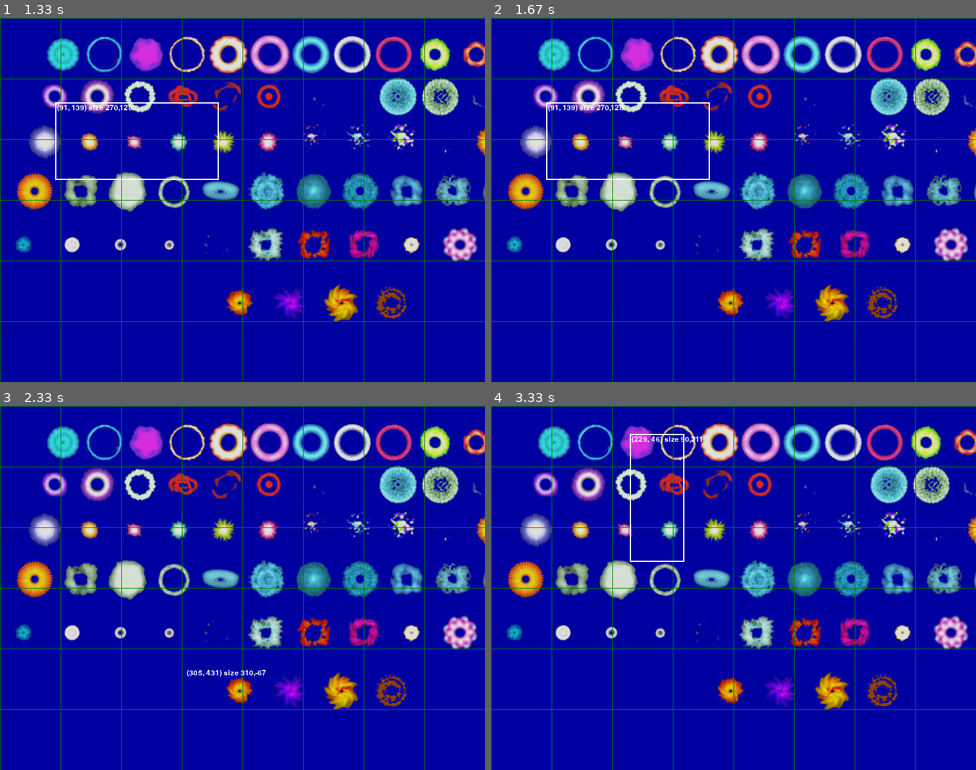
Above: before the commit, frames 1-4 (two rows, left to right).
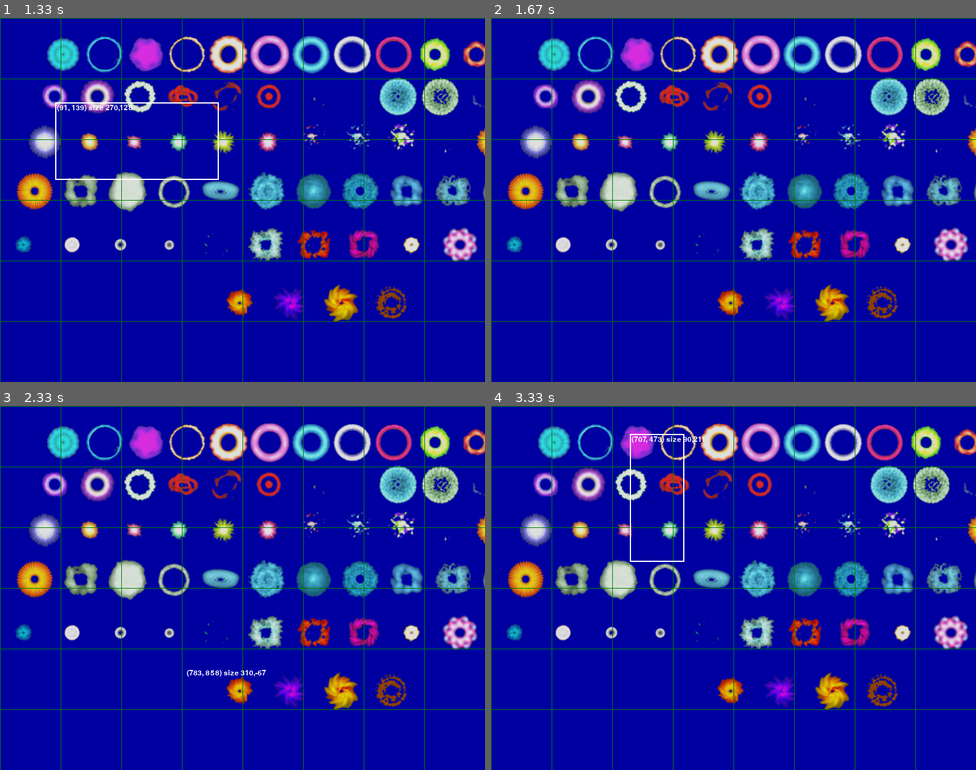
Above: after the commit, the same moments.

Repository: connorsadler/pygamehelperpublic
Game: pygame game, started from samplegame9_dragEditor.py
The game is run twice, just before and just after one commit, with the same random seed, the same clock (stepped at 60 frames per second) and the same inputs.
Inputs (mouse positions are in pixels of both pictures, inside the frame that each line leads up to):
- Up to frame 1 (1.33 s): press the mouse at (126, 203) at 0.37 s; move the mouse to (208, 243) at 0.47 s; release the mouse at (291, 280) at 0.6 s; press the mouse at (208, 243) at 0.7 s; move the mouse to (140, 272) at 0.8 s; release the mouse at (72, 305) at 0.93 s; press the mouse at (77, 305) at 1.03 s; move the mouse to (106, 221) at 1.13 s; release the mouse at (140, 141) at 1.27 s
- Up to frame 2 (1.67 s): right-click (782, 276) at 1.38 s
- Up to frame 3 (2.33 s): press the mouse at (291, 664) at 1.7 s; move the mouse to (184, 668) at 1.8 s; release the mouse at (77, 668) at 1.93 s; press the mouse at (184, 668) at 2.03 s; move the mouse to (281, 646) at 2.13 s; release the mouse at (373, 628) at 2.27 s
- Up to frame 4 (3.33 s): press the mouse at (772, 646) at 2.37 s; move the mouse to (767, 580) at 2.47 s; release the mouse at (762, 515) at 2.6 s; press the mouse at (767, 580) at 2.7 s; move the mouse to (791, 646) at 2.8 s; release the mouse at (820, 708) at 2.93 s; press the mouse at (791, 646) at 3.03 s; move the mouse to (723, 569) at 3.13 s; release the mouse at (655, 497) at 3.27 s

Frame 1 is identical in both runs. In frame 2, 0.4% of the frame differs, in the area x 11-46%, y 23-45%; in frame 3, less than 0.1%; in frame 4, 0.2%.

Commit message:
wip wrt panning with right mouse button

Diff:
--- a/samplegame9_dragEditor.py
+++ b/samplegame9_dragEditor.py
@@ -70,6 +70,9 @@
 
         self.zoom = 1
 
+        # panning
+        self.panning = False
+
     def move(self):
         pass
 
@@ -88,10 +91,36 @@
             drawText(str(rect.topleft) + " size " + str(rect.width) + "," + str(rect.height), rectZoomed[0]+3, rectZoomed[1]+3, pygamehelper.mediumFont, white)
 
     def onClick(self, event):
+        # if event.type == pygame.MOUSEBUTTONDOWN:
+        #     print("button: " + str(event.button))
+
+        mouseButtonUpOrDown = (event.type == pygame.MOUSEBUTTONDOWN or event.type == pygame.MOUSEBUTTONUP)
+
+        # right click to pan
+        if (self.panning and event.type == pygame.MOUSEMOTION) or (mouseButtonUpOrDown and event.button == 3):
+            self.pan(event)
 
         # dragging - either drawing a rectangle or moving it around
-        if event.type == pygame.MOUSEMOTION or ((event.type == pygame.MOUSEBUTTONDOWN or event.type == pygame.MOUSEBUTTONUP) and event.button == 1):
+        if event.type == pygame.MOUSEMOTION or (mouseButtonUpOrDown and event.button == 1):
             self.dragHandling(event)
+
+
+    def pan(self, event):
+        clickPositionScreen = pygame.mouse.get_pos()
+        clickPositionWorld = zoomHelper.pointScreenToWorld(clickPositionScreen)
+
+        if event.type == pygame.MOUSEBUTTONDOWN:
+            # TODO
+            print("todo")
+            zoomHelper.setOrigin(clickPositionWorld)
+        elif event.type == pygame.MOUSEMOTION:
+            # TODO
+            print("todo")
+            pass
+        elif event.type == pygame.MOUSEBUTTONUP:
+            # TODO
+            print("todo")
+            pass
 
     # dragging - either drawing a rectangle or moving it around
     def dragHandling(self, event):
@@ -136,33 +165,53 @@
         # "zoom" is the transform from world to screen
         # so if zoom == 1.5 then things are 1.5 times bigger onscreen than in the world
         self.zoom = 1
+        # origin is in World coords, to allow panning. This is the world coord which will appear at the top left of the screen
+        self.origin = (0, 0)
 
     def setZoom(self, zoom):
         self.zoom = zoom
 
-    def valueTransform(self, value, transformBy):
+    def setOrigin(self, origin):
+        print("setOrigin: " + str(origin))
+        self.origin = origin
+
+    def valueTransform(self, value, worldToScreen):
+        transformBy = self.zoom if worldToScreen else 1.0 / self.zoom
         return value * transformBy
     def valueWorldToScreen(self, value):
-        return self.valueTransform(value, self.zoom)
+        return self.valueTransform(value, True)
     def valueScreenToWorld(self, value):
-        return self.valueTransform(value, 1.0 / self.zoom)
-
-    def pointTransform(self, p, transformBy):
-        return (p[0] * transformBy, p[1] * transformBy)
+        return self.valueTransform(value, False)
+
+    def pointTransform(self, p, worldToScreen):
+        if worldToScreen:
+            # world -> screen
+            transformBy = self.zoom
+            offsetx = self.origin[0]
+            offsety = self.origin[1]
+            return ((p[0] - offsetx) * transformBy, (p[1] - offsety) * transformBy)
+        else:
+            # screen -> world
+            transformBy = 1.0 / self.zoom
+            # TODO: Check this calc
+            offsetx = self.origin[0]
+            offsety = self.origin[1]
+            return (p[0] * transformBy + offsetx, p[1] * transformBy + offsety)
+
     def pointWorldToScreen(self, p):
-        return self.pointTransform(p, self.zoom)
+        return self.pointTransform(p, True)
     def pointScreenToWorld(self, p):
-        return self.pointTransform(p, 1.0 / self.zoom)
-
-    def rectTransform(self, rect, transformBy):
-        resultTopLeft = self.pointTransform((rect[0], rect[1]), transformBy)
-        resultWidth = self.valueTransform(rect[2], transformBy)
-        resultHeight = self.valueTransform(rect[3], transformBy)
+        return self.pointTransform(p, False)
+
+    def rectTransform(self, rect, worldToScreen):
+        resultTopLeft = self.pointTransform((rect[0], rect[1]), worldToScreen)
+        resultWidth = self.valueTransform(rect[2], worldToScreen)
+        resultHeight = self.valueTransform(rect[3], worldToScreen)
         return pygame.Rect(resultTopLeft[0], resultTopLeft[1], resultWidth, resultHeight)
     def rectWorldToScreen(self, rect):
-        return self.rectTransform(rect, self.zoom)
+        return self.rectTransform(rect, True)
     def rectScreenToWorld(self, rect):
-        return self.rectTransform(rect, 1.0 / self.zoom)
+        return self.rectTransform(rect, False)
 
 
 zoomHelper = ZoomHelper()
@@ -199,20 +248,25 @@
             self.selectionTool.onClick(event)
             self.onClick(event)
 
-    def setZoom(self, zoom):
+    def setZoom(self, zoom, clickPositionScreen):
         self.zoom = zoom
         print("Zoom is now: " + str(self.zoom))
         self.backgroundImage.setZoom(zoom)
         self.selectionTool.setZoom(zoom)
-
         zoomHelper.setZoom(self.zoom)
+
+        clickPositionWorld = zoomHelper.pointScreenToWorld(clickPositionScreen)
+        print("zoom at clickPositionScreen: " + str(clickPositionScreen) + ", clickPositionWorld: " + str(clickPositionWorld))
+        # TODO: Fix this
+        # zoomHelper.setPan((100,100))
 
     def onClick(self, event):
         # scroll wheel click?
         if event.type == pygame.MOUSEBUTTONDOWN:
             if event.button == 4 or event.button == 5:
+                clickPositionScreen = pygame.mouse.get_pos()
                 zoomBy = 0.3 if event.button == 4 else -0.3
-                self.setZoom(self.zoom + zoomBy)
+                self.setZoom(self.zoom + zoomBy, clickPositionScreen)
 
 
 pygamehelper.debug = False
@@ -220,3 +274,14 @@
 
 # Run game loop
 MyGameLoop().runGameLoop()
+
+
+# Test for pointScreenToWorld then reverse pointWorldToScreen
+# zoomHelper.setOrigin((500,500))
+# zoomHelper.setZoom(2)
+# clickPointScreen = (100,100)
+# print("clickPointScreen: " + str(clickPointScreen))
+# clickPointWorld = zoomHelper.pointScreenToWorld(clickPointScreen)
+# print("clickPointWorld: " + str(clickPointWorld))
+# clickPointScreen2 = zoomHelper.pointWorldToScreen(clickPointWorld)
+# print("clickPointScreen2: " + str(clickPointScreen2))
